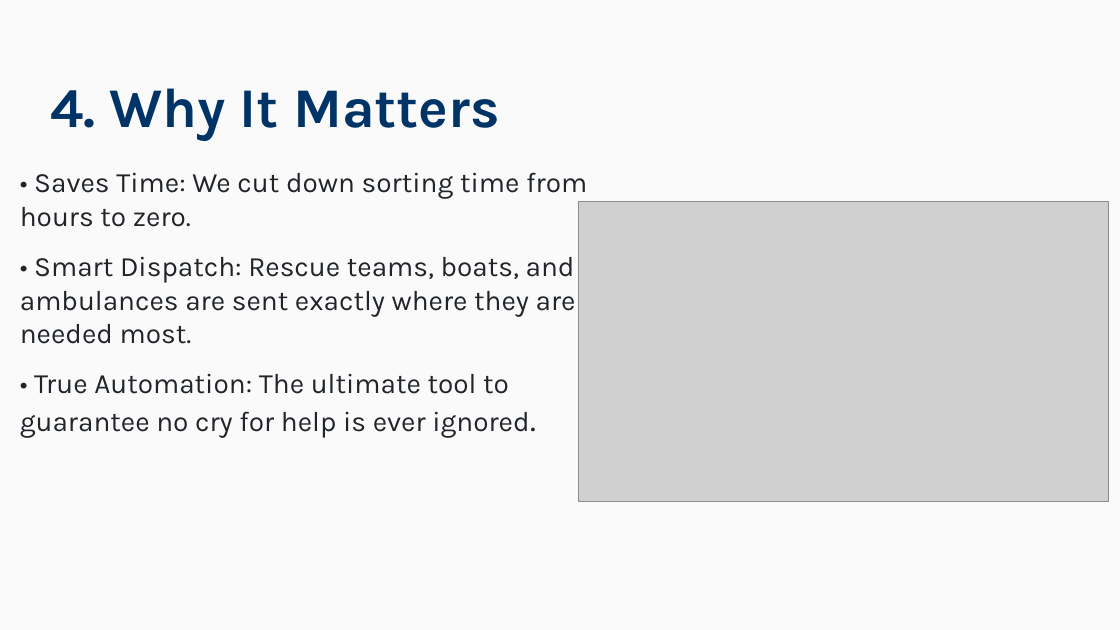
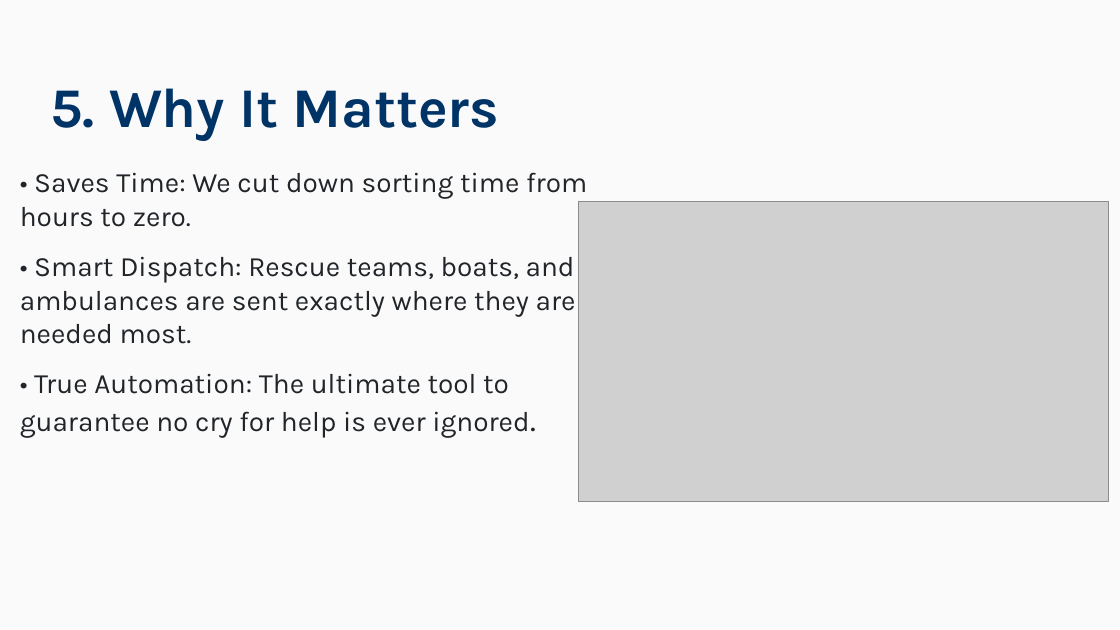
Before and after one commit to gopalmaurya0913-hash/nexora, a slide deck: slide 6 of Nexoraa_Hackathon_Pitch_V6.pptx (slide 5 before the commit). Drawn at 1120x630 pixels with LibreOffice and Linux fonts; fonts in the diff are those of the drawing; grey boxes stand for pictures. Boxes give left, top, right and bottom in pixels: in the first picture for what was removed or moved away, otherwise in the second. Text is boxed around its words. In the diff, an @@ line names an element or a change of style, - is before the commit and + after.

```diff
--- a/Nexoraa_Hackathon_Pitch_V6.pptx
+++ b/Nexoraa_Hackathon_Pitch_V6.pptx
@@ text at box(50, 88, 499, 141): text changed @@
-4. Why It Matters
+5. Why It Matters
```
Also in this commit, not shown: 3 other slides changed, 2 slides added, 13 other files.
